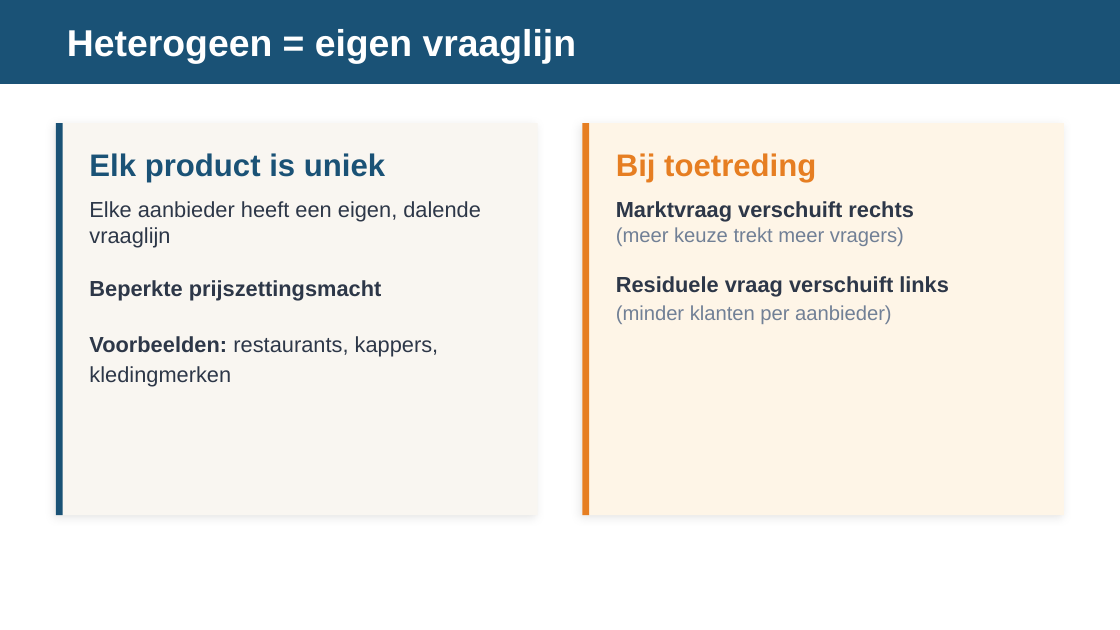
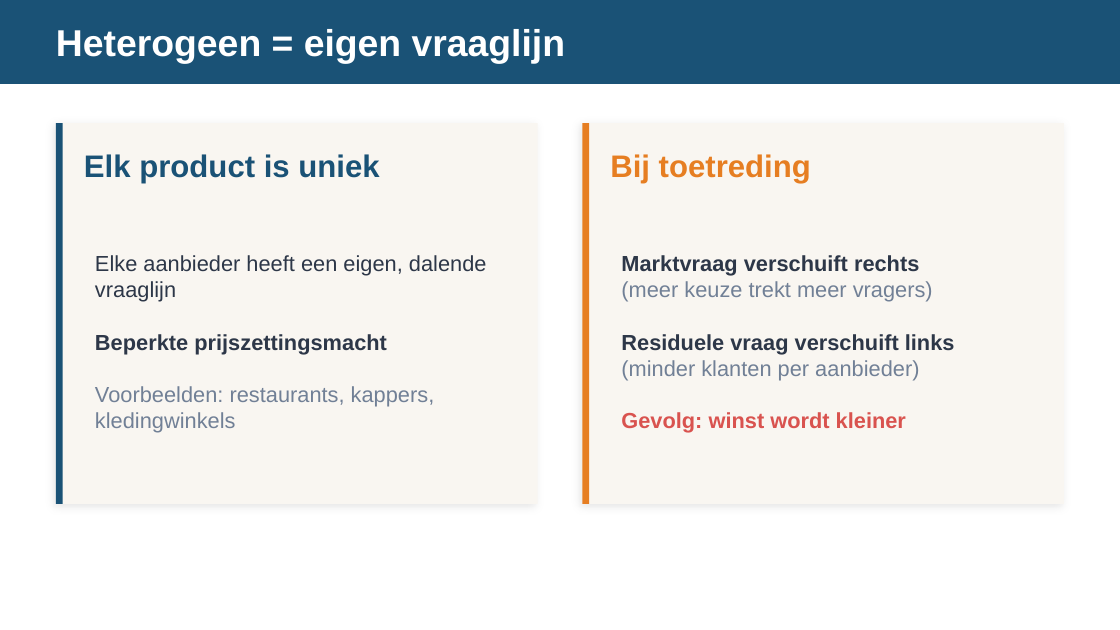
Before and after one commit to meijer1973/economie-vwo4-m3, a slide deck: slide 4 of 3.2 Hoofdstuk 2 - Marktvormen en hun marktevenwicht/3.2.5 Paragraaf 5 - Monopolistische concurrentie/2. Leren/3.2.5 Monopolistische concurrentie – presentatie.pptx. Drawn at 1120x630 pixels with LibreOffice and Linux fonts; fonts in the diff are those of the drawing. Boxes give left, top, right and bottom in pixels: in the first picture for what was removed or moved away, otherwise in the second. Text is boxed around its words. In the diff, an @@ line names an element or a change of style, - is before the commit and + after.

```diff
--- a/3.2 Hoofdstuk 2 - Marktvormen en hun marktevenwicht/3.2.5 Paragraaf 5 - Monopolistische concurrentie/2. Leren/3.2.5 Monopolistische concurrentie – presentatie.pptx
+++ b/3.2 Hoofdstuk 2 - Marktvormen en hun marktevenwicht/3.2.5 Paragraaf 5 - Monopolistische concurrentie/2. Leren/3.2.5 Monopolistische concurrentie – presentatie.pptx
@@ text "Heterogeen = eigen vraaglijn": place and size @@
-text "Heterogeen = eigen vraaglijn" at (67,29,576,64)
+text "Heterogeen = eigen vraaglijn" at (56,29,565,64)
@@ rectangle: place and size @@
-rectangle at (56,123,538,515)
+rectangle at (56,123,538,504)
@@ rectangle at (56,123,538,504): proportions changed @@
@@ rectangle: place and size @@
-rectangle at (56,123,63,515)
+rectangle at (56,123,63,504)
@@ rectangle: place and size @@
-rectangle at (582,123,589,515)
+rectangle at (582,123,589,504)
@@ rectangle: place and size @@
-rectangle at (582,123,1064,515)
+rectangle at (582,123,1064,504)
@@ rectangle at (582,123,1064,504): fill #FEF5E7 to #F9F6F1; proportions changed @@
@@ vertical alignment top to middle in 4 elements at (84,154,379,183), (610,154,811,183), (95,255,487,433), (621,255,955,433) @@
@@ text at (95,255,487,433): text changed @@
-Elke aanbieder heeft een eigen, dalende vraaglijn
-Beperkte prijszettingsmacht
-Voorbeelden: restaurants, kappers, kledingmerken
+Elke aanbieder heeft een eigen, dalende vraaglijn
+Beperkte prijszettingsmacht
+Voorbeelden: restaurants, kappers, kledingwinkels
@@ text at (621,255,955,433): text changed @@
-Marktvraag verschuift rechts
-(meer keuze trekt meer vragers)
-Residuele vraag verschuift links
-(minder klanten per aanbieder)
+Marktvraag verschuift rechts
+(meer keuze trekt meer vragers)
+Residuele vraag verschuift links
+(minder klanten per aanbieder)
+Gevolg: winst wordt kleiner
```
Also in this commit, not shown: 11 other slides changed, 1 slide added.
